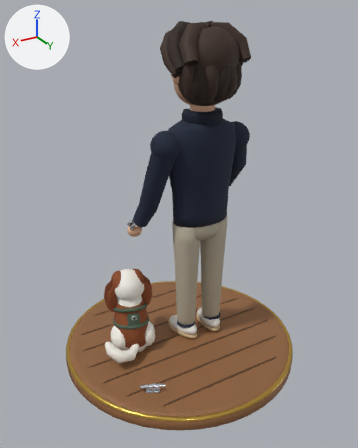
A saved change to the glTF model output/boat-guy-no-cap.glb.
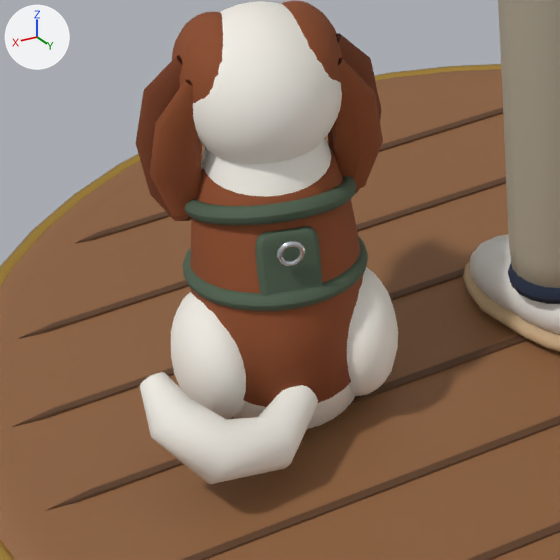
Each version is shown whole from a 50 mm lens placed at (1.337, 2.224, 1.961), pointed at (0.022, 0.033, 0.866), then close up on the part from 22% to 52% of the width and 60% to 84% of the height. Every picture has the same lights, and +X, +Y and +Z are marked at upper left. The first two pictures are the older version. Vertices at exactly the same position are counted once.

Objects in the first close-up: 'FigurineRoot'.
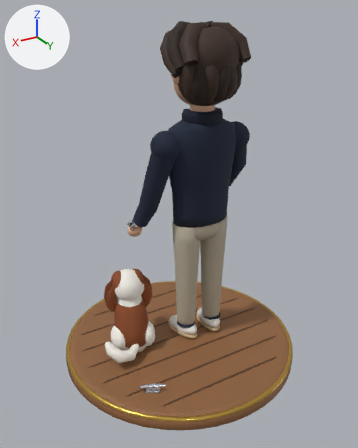
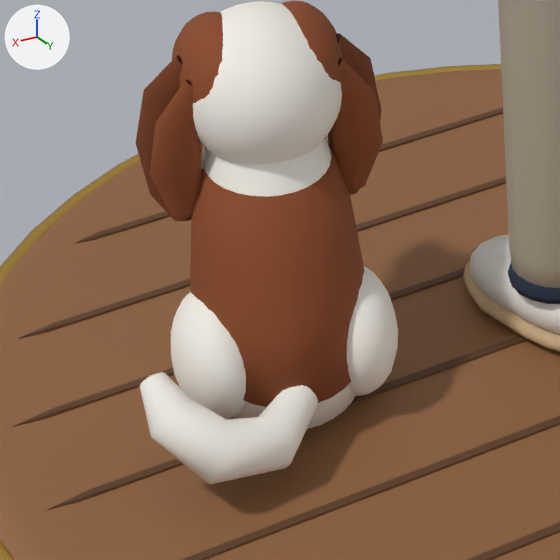
What differs and where, as boxes [x1, y1, x2, y2] in the close-ups (560 x 560 px):
part 1 of me_boatguyandcavalier, deleted
    before: [255, 226, 322, 296]
part 2 of me_boatguyandcavalier, deleted
    before: [277, 241, 305, 267]
part 3 of me_boatguyandcavalier, cut back (mostly hidden afterwards)
    before: [157, 148, 372, 314]
    after: [157, 179, 372, 302]

The change in detail:
me_boatguyandcavalier is used by ob_figurineroot; location (0.0, 0.0, 0.0).
me_boatguyandcavalier had 14952 vertices, 29160 faces and spanned x -0.7..0.7, y -0.7..0.7, z 0.0..1.91.
me_boatguyandcavalier now has 14150 vertices, 27600 faces and spans x -0.7..0.7, y -0.7..0.7, z 0.0..1.91.
me_boatguyandcavalier part 1: the loose piece of 130 vertices spanning x 0.27..0.35, y -0.02..0.03, z 0.26..0.35 is deleted.
me_boatguyandcavalier part 2: the loose piece of 112 vertices spanning x 0.3..0.33, y 0.01..0.03, z 0.32..0.35 is deleted.
me_boatguyandcavalier part 3: 6 vertices moved within x 0.2..0.38, y -0.15..-0.03, z 0.25..0.33; 560 vertices removed from x 0.18..0.4, y -0.21..0.04, z 0.22..0.38.
me_boatguyandcavalier no longer uses material mat_dog_harness_chest_mat (greyish green #4c5e4b).
me_boatguyandcavalier no longer uses material mat_dog_harness_belly_mat (greyish green #4c5e4b).
me_boatguyandcavalier no longer uses material mat_dog_harness_backpad_mat (greyish green #4c5e4b).
me_boatguyandcavalier no longer uses material mat_dog_harness_ring_mat (light grey #d4d8df).
